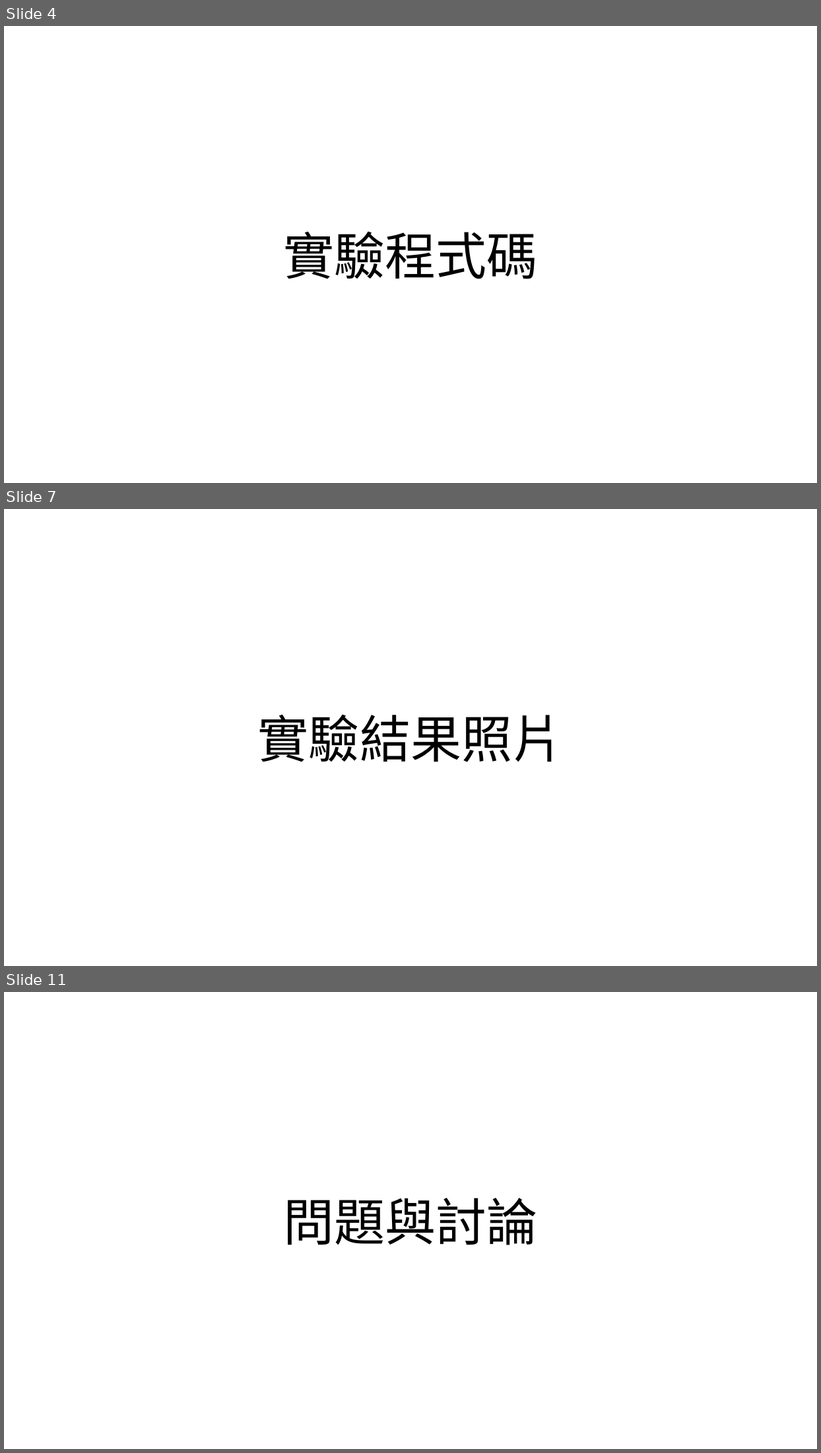
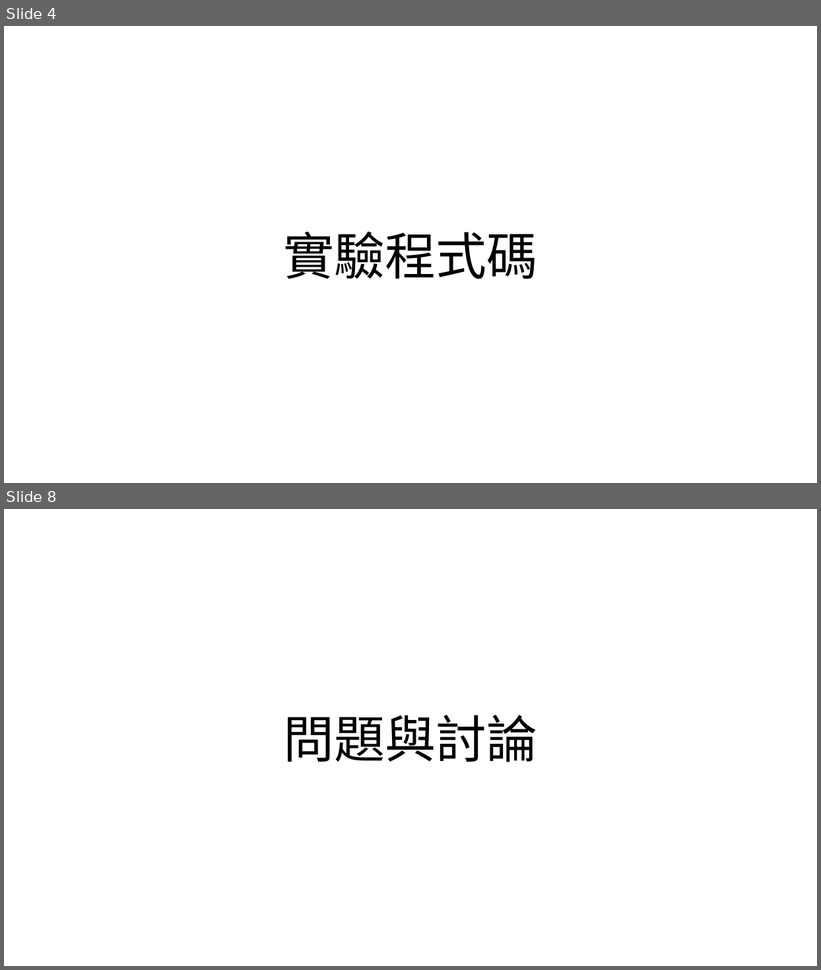
Before and after one commit to b0742020/Course_FPGA, a slide deck: LAB03/lab3_312651057.pptx. Shown one above the other, each under a label of ours: slides 4, 7 and 11 before the commit, slides 4 and 8 after it; the slides between them are not shown. The pictures are 821x1453 and 821x970 pixels, drawn with LibreOffice and Linux fonts; fonts in the diff are those of the drawing. Boxes give left, top, right and bottom in pixels: in the first picture for what was removed or moved away, otherwise in the second. Text is boxed around its words. In the diff, an @@ line names an element or a change of style, - is before the commit and + after.

```diff
--- a/LAB03/lab3_312651057.pptx
+++ b/LAB03/lab3_312651057.pptx
@@ slide 7 removed at [4,509,817,966], background #FFFFFF @@
@@ title removed at [258,714,563,762] @@
-實驗結果照片
@@ what was slide 11 is now slide 8 @@
```
Also in this commit, not shown: 2 slides added, 4 other slides removed, 9 other files.
